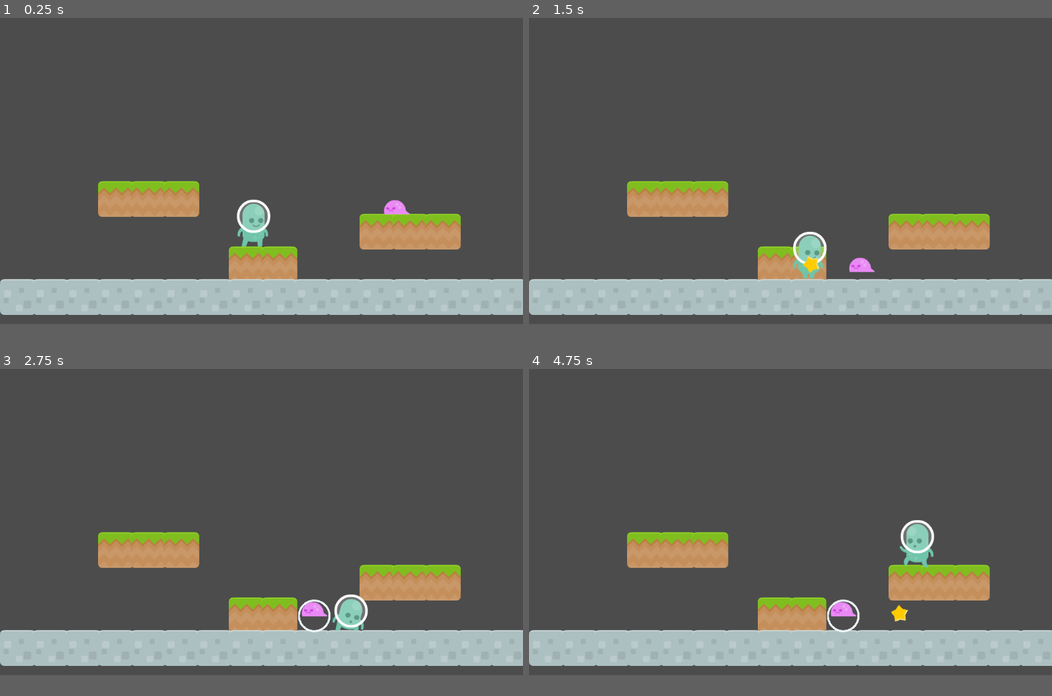
Above: before the commit, frames 1-4 (two rows, left to right).
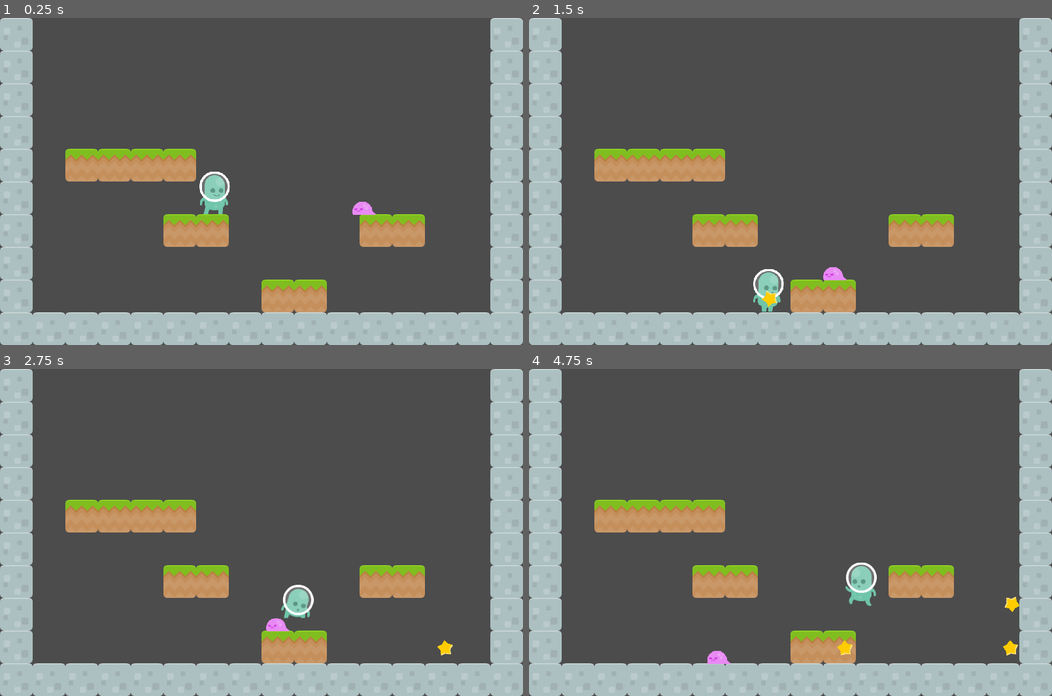
Above: after the commit, the same moments.

Repository: doctor-g/AltNaGaDeMon2021
Game: Godot game, scene res://World/Level.tscn
The game is run twice, just before and just after one commit, with the same random seed, the same clock (stepped at 60 frames per second) and the same inputs.
Inputs:
- Up to frame 1 (0.25 s): no input
- Up to frame 2 (1.5 s): hold S (duck) 0.53-1.28 s; hold D (move_right) from 0.53 s (still down); tap Z (jump) at 0.77 s; tap X (fire) at 1.35 s
- Up to frame 3 (2.75 s): tap Z (jump) at 1.52 s; release D (move_right) at 2.03 s; hold A (move_left) from 2.03 s (still down); hold S (duck) from 2.03 s (still down)
- Up to frame 4 (4.75 s): release A (move_left) at 2.78 s; release S (duck) at 2.78 s; hold D (move_right) 2.78-4.28 s; tap X (fire) at 2.85, 4.35 s; tap Z (jump) at 3.02, 3.77, 4.52 s; hold S (duck) 3.53-4.28 s; hold A (move_left) from 4.28 s (still down)
In our replay, the window is 800x468 before the commit and 800x500 after it. These sizes can differ from the game's own. Grey fills any space a smaller window leaves; there, only what the larger window draws over its background counts as a difference.

The runs differ from the first frame. In frame 1, 32% of the frame differs, in the area x 0-100%, y 0-100%; in frame 2, 30%; in frame 3, 31%; in frame 4, 32%.

Commit message:
Adjust world to be multiples of the tile size

Diff:
--- a/project/World/Level.tscn
+++ b/project/World/Level.tscn
@@ -59,11 +59,12 @@
 
 [node name="TileMap" type="TileMap" parent="."]
 tile_set = SubResource( 2 )
+cell_size = Vector2( 70, 70 )
 format = 1
-tile_data = PoolIntArray( 327683, 0, 0, 327684, 0, 0, 327685, 0, 0, 393227, 0, 0, 393228, 0, 0, 393229, 0, 0, 458759, 0, 0, 458760, 0, 0, 524288, 1, 0, 524289, 1, 0, 524290, 1, 0, 524291, 1, 0, 524292, 1, 0, 524293, 1, 0, 524294, 1, 0, 524295, 1, 0, 524296, 1, 0, 524297, 1, 0, 524298, 1, 0, 524299, 1, 0, 524300, 1, 0, 524301, 1, 0, 524302, 1, 0, 524303, 1, 0 )
+tile_data = PoolIntArray( 0, 1, 0, 15, 1, 0, 65536, 1, 0, 65551, 1, 0, 131072, 1, 0, 131087, 1, 0, 196608, 1, 0, 196623, 1, 0, 262144, 1, 0, 262146, 0, 0, 262147, 0, 0, 262148, 0, 0, 262149, 0, 0, 262159, 1, 0, 327680, 1, 0, 327695, 1, 0, 393216, 1, 0, 393221, 0, 0, 393222, 0, 0, 393227, 0, 0, 393228, 0, 0, 393231, 1, 0, 458752, 1, 0, 458767, 1, 0, 524288, 1, 0, 524296, 0, 0, 524297, 0, 0, 524303, 1, 0, 589824, 1, 0, 589825, 1, 0, 589826, 1, 0, 589827, 1, 0, 589828, 1, 0, 589829, 1, 0, 589830, 1, 0, 589831, 1, 0, 589832, 1, 0, 589833, 1, 0, 589834, 1, 0, 589835, 1, 0, 589836, 1, 0, 589837, 1, 0, 589838, 1, 0, 589839, 1, 0 )
 
 [node name="Player" parent="." instance=ExtResource( 2 )]
-position = Vector2( 497, 449 )
+position = Vector2( 460, 417 )
 
 [node name="Slime" parent="." instance=ExtResource( 4 )]
-position = Vector2( 801, 383 )
+position = Vector2( 804, 416 )
--- a/project/project.godot
+++ b/project/project.godot
@@ -13,6 +13,13 @@
 config/name="AltNaGaDeMon2021"
 run/main_scene="res://World/Level.tscn"
 config/icon="res://icon.png"
+
+[display]
+
+window/size/width=1120
+window/size/height=700
+window/stretch/mode="2d"
+window/stretch/aspect="keep"
 
 [input]
 
